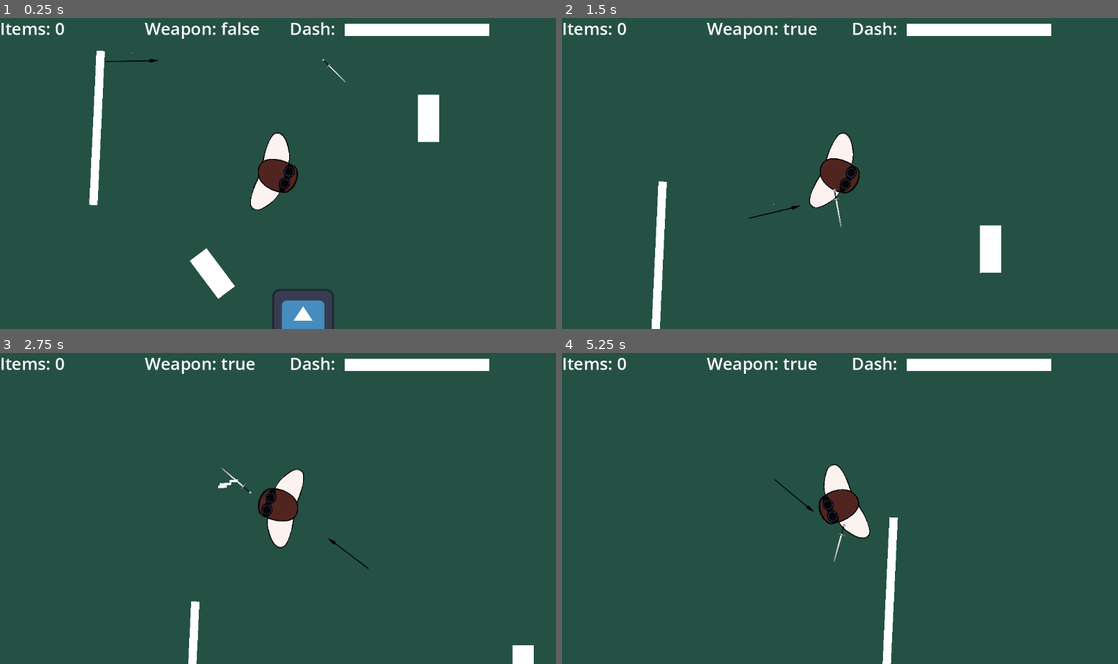
Above: before the commit, frames 1-4 (two rows, left to right).
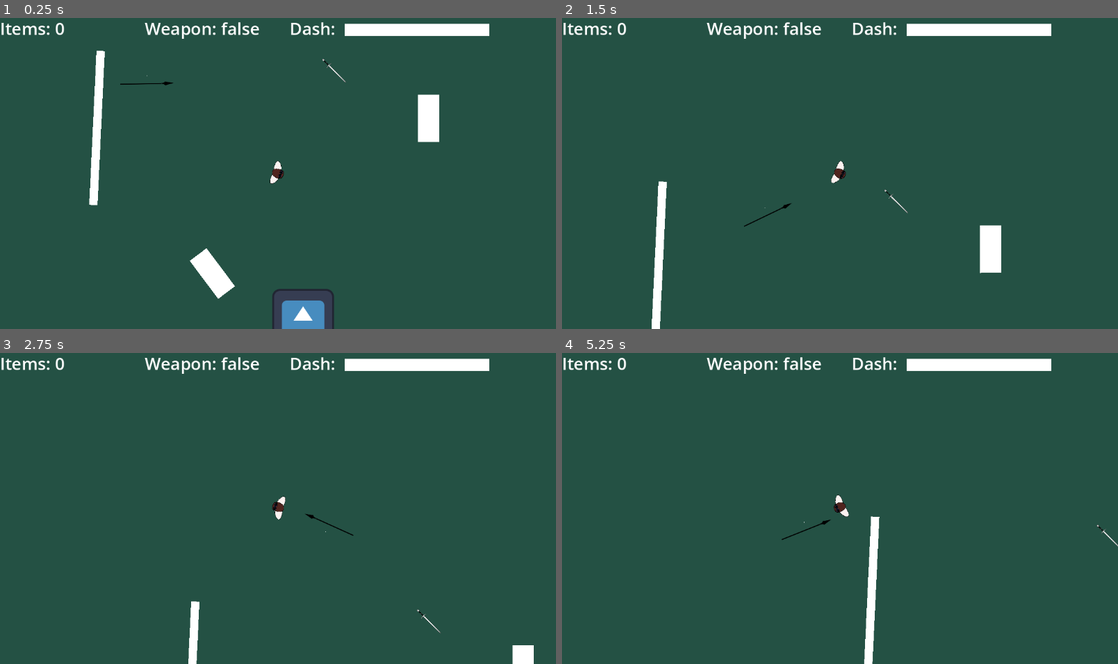
Above: after the commit, the same moments.

Repository: PierceFrancis/Godot-Final-Project
Game: Godot game, scene res://Scenes/another_test.tscn
Two runs of this game, one before a commit and one after it. Both use one fixed random seed, a clock stepped at 60 frames per second and the inputs below. This scene is started directly instead of the project's main scene. The engine's default icon, where the game draws it, is replaced by a stand-in: a white triangle on a blue panel in a dark square.
Inputs (mouse positions are in pixels of both pictures, inside the frame that each line leads up to):
- Up to frame 1 (0.25 s): no input
- Up to frame 2 (1.5 s): move the mouse to (812, 235) at 0.52 s; press the mouse at (812, 235) at 0.53 s; hold W (move_up) from 0.53 s (still down); move the mouse to (1006, 220) at 1.27 s; release the mouse at (1006, 220) at 1.28 s; tap E (action_button) at 1.35 s
- Up to frame 3 (2.75 s): click (444, 555) at 1.55 s; move the mouse to (111, 461) at 2.02 s; release W (move_up) at 2.03 s; press the mouse at (111, 461) at 2.03 s; hold Left (move_left) from 2.03 s (still down)
- Up to frame 4 (5.25 s): move the mouse to (867, 508) at 2.77 s; release the mouse at (867, 508) at 2.78 s; tap Space (dash) at 2.85 s; click (867, 508) at 3.05 s; move the mouse to (756, 430) at 3.52 s; release Left (move_left) at 3.53 s; press the mouse at (756, 430) at 3.53 s; hold S (move_down) 3.53-4.28 s; move the mouse to (962, 492) at 4.27 s; release the mouse at (962, 492) at 4.28 s; hold D (move_right) 4.28-5.03 s; tap E (action_button) at 4.35 s; click (962, 492) at 4.55 s; move the mouse to (728, 524) at 5.02 s; press the mouse at (728, 524) at 5.03 s; hold W (move_up) from 5.03 s (still down)

The runs differ from the first frame. In frame 1, 1.3% of the frame differs, in the area x 19-54%, y 11-62%; in frame 2, 1.5%; in frame 3, 1.6%; in frame 4, 3.0%, in the area x 38-100%, y 1-100%.

Commit message:
working on charger attack

Diff:
--- a/Scenes/another_test.tscn
+++ b/Scenes/another_test.tscn
@@ -1,10 +1,10 @@
 [gd_scene load_steps=9 format=3 uid="uid://btx8kh0afk152"]
 
-[ext_resource type="PackedScene" uid="uid://ecawa3jdj2h2" path="res://Scenes/Player.tscn" id="1_sbxmf"]
-[ext_resource type="PackedScene" uid="uid://dnsvnutvsftmr" path="res://Scenes/weapon_pickup.tscn" id="4_ge5mf"]
-[ext_resource type="PackedScene" uid="uid://b4vjb0pt4vr3g" path="res://Scenes/ui.tscn" id="5_t3s6u"]
-[ext_resource type="PackedScene" uid="uid://cclmvq6r67lxa" path="res://Scenes/charger.tscn" id="5_wlync"]
-[ext_resource type="PackedScene" uid="uid://b7e5c5e5t4hsc" path="res://Scenes/enemy_dummy.tscn" id="6_wr34u"]
+[ext_resource type="PackedScene" uid="uid://ecawa3jdj2h2" path="res://Scenes/Player.tscn" id="1_nj2g3"]
+[ext_resource type="PackedScene" uid="uid://dnsvnutvsftmr" path="res://Scenes/weapon_pickup.tscn" id="2_7tkmi"]
+[ext_resource type="PackedScene" uid="uid://b4vjb0pt4vr3g" path="res://Scenes/ui.tscn" id="3_mpmpg"]
+[ext_resource type="PackedScene" uid="uid://b7e5c5e5t4hsc" path="res://Scenes/enemy_dummy.tscn" id="4_ga5xi"]
+[ext_resource type="PackedScene" uid="uid://cclmvq6r67lxa" path="res://Scenes/charger.tscn" id="5_xnb2w"]
 
 [sub_resource type="NavigationPolygon" id="NavigationPolygon_k4tli"]
 vertices = PackedVector2Array(347.3672, -175.39844, 276.78125, -175, -347.03125, -264.6875, -649.96094, -410.8672, 637. …(246 unchanged characters)…
@@ -27,17 +27,20 @@
 color = Color(0.14139813, 0.31891572, 0.26833078, 1)
 metadata/_edit_lock_ = true
 
-[node name="Player" parent="." instance=ExtResource("1_sbxmf")]
+[node name="Player" parent="." instance=ExtResource("1_nj2g3")]
 position = Vector2(0, -3)
 rotation = -1.5707964
+scale = Vector2(0.29305613, 0.29305613)
 
-[node name="weapon_pickup2" parent="." instance=ExtResource("4_ge5mf")]
+[node name="weapon_pickup2" parent="." instance=ExtResource("2_7tkmi")]
 position = Vector2(116, -215)
 
-[node name="UI" parent="." instance=ExtResource("5_t3s6u")]
+[node name="UI" parent="." instance=ExtResource("3_mpmpg")]
 
-[node name="Enemy_dummy" parent="." instance=ExtResource("6_wr34u")]
+[node name="Enemy_dummy" parent="." instance=ExtResource("4_ga5xi")]
 position = Vector2(52, 302)
+collision_layer = 1
+collision_mask = 1
 
 [node name="NavigationRegion2D" type="NavigationRegion2D" parent="."]
 navigation_polygon = SubResource("NavigationPolygon_k4tli")
@@ -83,6 +86,6 @@
 position = Vector2(0.5, 0)
 shape = SubResource("RectangleShape2D_sbxmf")
 
-[node name="Charger" parent="." node_paths=PackedStringArray("player") instance=ExtResource("5_wlync")]
-position = Vector2(-301, -251)
+[node name="Charger" parent="." node_paths=PackedStringArray("player") instance=ExtResource("5_xnb2w")]
+position = Vector2(-271, -204)
 player = NodePath("../Player")
--- a/Scenes/charger.tscn
+++ b/Scenes/charger.tscn
@@ -23,27 +23,15 @@
 }
 tracks/1/type = "value"
 tracks/1/imported = false
-tracks/1/enabled = false
-tracks/1/path = NodePath(".:offset")
+tracks/1/enabled = true
+tracks/1/path = NodePath(".:position")
 tracks/1/interp = 1
 tracks/1/loop_wrap = true
 tracks/1/keys = {
-"times": PackedFloat32Array(),
-"transitions": PackedFloat32Array(),
-"update": 0,
-"values": []
-}
-tracks/2/type = "value"
-tracks/2/imported = false
-tracks/2/enabled = true
-tracks/2/path = NodePath(".:position")
-tracks/2/interp = 1
-tracks/2/loop_wrap = true
-tracks/2/keys = {
 "times": PackedFloat32Array(0, 0.1, 0.4),
 "transitions": PackedFloat32Array(1, 1, 1),
 "update": 0,
-"values": [Vector2(-1, 16), Vector2(42, 16), Vector2(-1, 16)]
+"values": [Vector2(-1, 16), Vector2(18, 15.999999), Vector2(-1, 16)]
 }
 
 [sub_resource type="Animation" id="Animation_o0110"]
@@ -82,7 +70,7 @@
 [sub_resource type="RectangleShape2D" id="RectangleShape2D_bxwl7"]
 
 [sub_resource type="RectangleShape2D" id="RectangleShape2D_svsoo"]
-size = Vector2(27.012093, 29.981659)
+size = Vector2(27.651697, 24.59843)
 
 [sub_resource type="Animation" id="Animation_6ocrp"]
 length = 0.001
@@ -181,7 +169,7 @@
 scale = Vector2(2.0689144, 1.4635081)
 
 [node name="CollisionShape2D" type="CollisionShape2D" parent="Killbox"]
-position = Vector2(0.79128253, -1.4128411)
+position = Vector2(1.111083, 0.6832902)
 shape = SubResource("RectangleShape2D_svsoo")
 
 [node name="NavigationAgent2D" type="NavigationAgent2D" parent="."]
--- a/Scenes/charger_attack.gd
+++ b/Scenes/charger_attack.gd
@@ -1,11 +1,23 @@
 extends Node2D
-
+var weapon_damage: float = 1.0
 
 # Called when the node enters the scene tree for the first time.
 func _ready() -> void:
 	pass # Replace with function body.
 
+func _on_animation_player_animation_finished(anim_name: StringName) -> void:
+	if anim_name == "thrust":
+		print("i shuld ave attacjecd")
+		self.hide()
 
 # Called every frame. 'delta' is the elapsed time since the previous frame.
 func _process(delta: float) -> void:
 	pass
+
+
+
+
+func _on_area_2d_body_entered(body: Node2D) -> void:
+	if body.name == "Player":
+		print("attacking player")
+		#body.take_damage(weapon_damage)
--- a/Scenes/charger_attack.tscn
+++ b/Scenes/charger_attack.tscn
@@ -44,6 +44,8 @@
 scale = Vector2(0.84000003, 1)
 
 [node name="CollisionShape2D" type="CollisionShape2D" parent="Area2D"]
-position = Vector2(37.428566, 8)
+position = Vector2(38.09523, 6)
 shape = SubResource("RectangleShape2D_jm7i4")
 debug_color = Color(0.71400446, 0.48300147, 0.076736905, 0.41960785)
+
+[connection signal="body_entered" from="Area2D" to="." method="_on_area_2d_body_entered"]
--- a/Scripts/charger.gd
+++ b/Scripts/charger.gd
@@ -9,13 +9,25 @@
 
 @onready var spear = $MeshInstance2D/spear
 @onready var chargerAttack = $ChargerAttack
+@onready var spear_hitbox = $ChargerAttack/Area2D/CollisionShape2D
+
+# Spear timing/damage
+@export var thrust_time: float = 0.2
+@export var spear_return_time: float = 0.5
+@export var weapon_damage: float = 1.0
+
+var spear_default_rotation: float
+var spear_default_position: Vector2
+
+var can_thrust: bool = true
 
 
+#State bools
 
-
-#Hostile or idle Bool
+#could be replaced with FSM
 var Hostile : bool = false
 var Charging: bool = false
+var Attacking: bool = false
 
 func _physics_process(delta: float) -> void:
 
@@ -29,9 +41,51 @@
 
 
 
+		# attack stuff
+	if Attacking and can_thrust:
+		can_thrust = false
+		Attacking = false
+		print("tyring to attack")
+
+		var ap = $MeshInstance2D/spear/AnimationPlayer
+		ap.speed_scale = ap.get_animation("thrust").length / thrust_time
+		ap.play("thrust")
+
+
+
+
+func spawn_thrust():
+	chargerAttack.global_position = spear.global_position
+	chargerAttack.global_rotation = spear.global_rotation
+
+	chargerAttack.show()
+	spear_hitbox.disabled = false
+
+	# Match animation speed
+
+
+	# Apply damage value
+	chargerAttack.weapon_damage = weapon_damage
+
+func _on_animation_player_animation_finished(anim_name: StringName) -> void:
+	if anim_name == "thrust":
+		can_thrust = true
+
+		# Hide the spear hitbox
+		chargerAttack.hide()
+		spear_hitbox.disabled = true
+
+		# Reset spear position
+		spear.rotation = spear_default_rotation
+		spear.position = spear_default_position
+
 func _ready() -> void:
 
 	add_to_group("enemy")
+
+	#hide spear hitbox
+
+	spear_hitbox.disabled = true
 
 func take_damage(weapon_damage: float):
 	$AnimationPlayer.play("take_damage")
@@ -65,8 +119,6 @@
 
 
 
-
-
 func _on_navigation_agent_2d_velocity_computed(safe_velocity: Vector2) -> void:
 	velocity = velocity.move_toward(safe_velocity * SPEED, 12.0)
 	move_and_slide()
@@ -81,13 +133,17 @@
 func _on_killbox_body_entered(body: Node2D) -> void:
 	if body.name == "Player":
 		Charging = false
+		Attacking = true
 
 		velocity = Vector2(0.0,0.0)
+
 		move_and_slide()
 
 
 
 
 func _on_killbox_body_exited(body: Node2D) -> void:
-	if Hostile:
-		Charging = true
+	if body.name == "Player":
+		if Hostile:
+			Charging = true
+	Attacking =false
